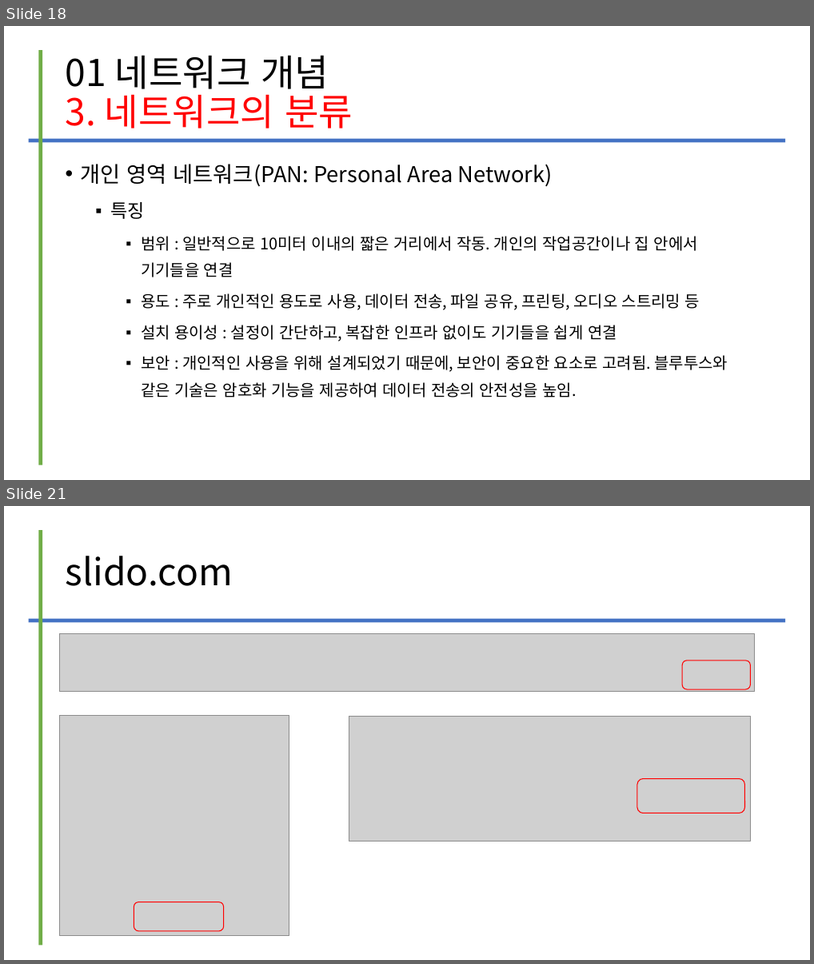
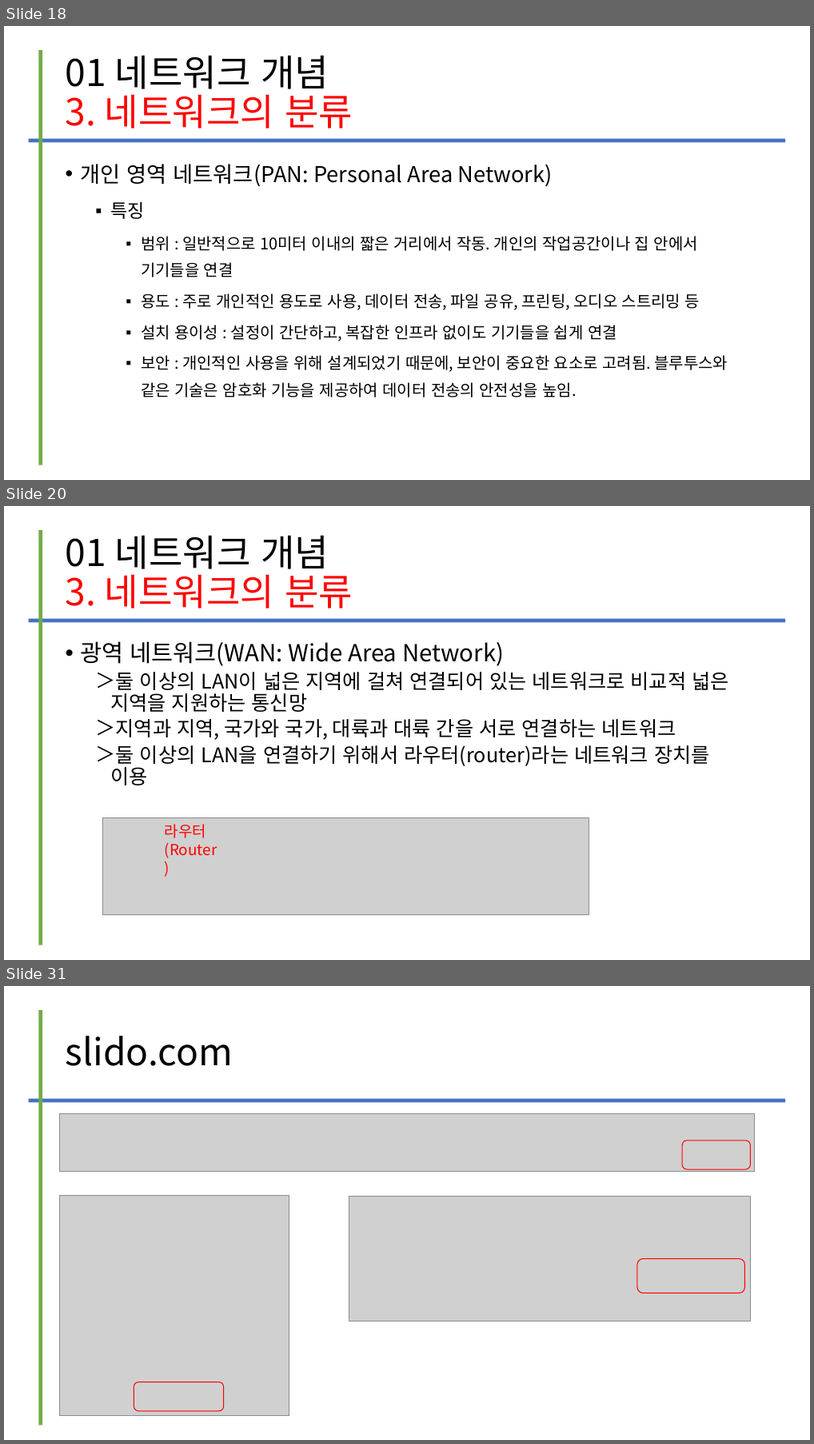
Before and after one commit to kig2929kig/2025-1-network, a slide deck: 컴퓨터 네트워크 - I. 네트워크의 이해.ppt. Shown one above the other, each under a label of ours: slides 18 and 21 before the commit, slides 18, 20 and 31 after it; the slides between them are not shown. The pictures are 814x964 and 814x1444 pixels, drawn with LibreOffice and Linux fonts; fonts in the diff are those of the drawing; grey boxes stand for pictures. Boxes give left, top, right and bottom in pixels: in the first picture for what was removed or moved away, otherwise in the second. Text is boxed around its words. In the diff, an @@ line names an element or a change of style, - is before the commit and + after.

```diff
--- a/컴퓨터 네트워크 - I. 네트워크의 이해.ppt
+++ b/컴퓨터 네트워크 - I. 네트워크의 이해.ppt
@@ slide 20 added at bbox=[4, 506, 810, 960], background #FFFFFF @@
@@ line added from (41, 530) to (41, 945), #70AD47 4.51 pt @@
@@ title added at bbox=[66, 535, 353, 608], 44 pt, text #FF0000 @@
+01 네트워크 개념
+3. 네트워크의 분류
@@ line added from (28, 620) to (786, 620), #4472C4 4.51 pt @@
@@ text added at bbox=[81, 641, 729, 785], 24 pt, text #000000 @@
+• 광역 네트워크(WAN: Wide Area Network)
+  ＞ 둘 이상의 LAN이 넓은 지역에 걸쳐 연결되어 있는 네트워크로 비교적 넓은 지역을 지원하는 통신망
+  ＞ 지역과 지역, 국가와 국가, 대륙과 대륙 간을 서로 연결하는 네트워크
+  ＞ 둘 이상의 LAN을 연결하기 위해서 라우터(router)라는 네트워크 장치를 이용
@@ picture added at bbox=[102, 817, 589, 914] @@
@@ text added at bbox=[165, 824, 218, 858], 18 pt, text #FF0000 @@
+라우터
+(Router)
@@ what was slide 21 is now slide 31 @@
```
Also in this commit, not shown: 12 other slides added, 3 slides removed.
